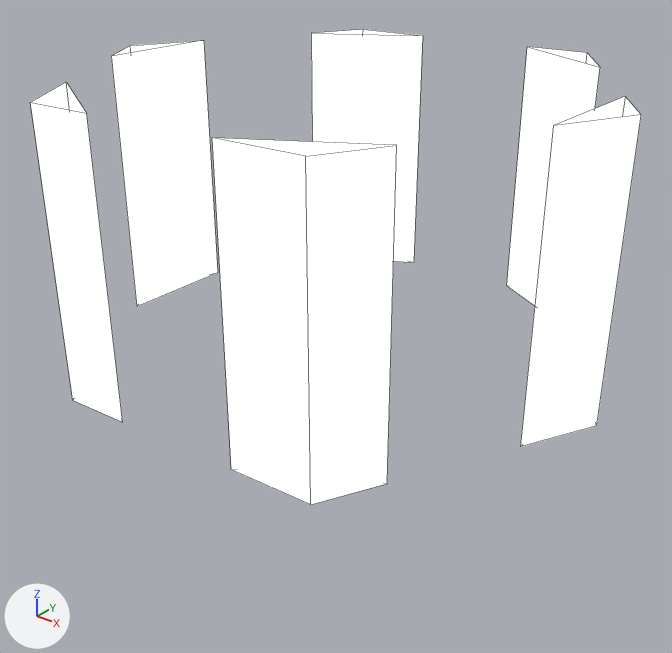
An edit to the Blender file utilities/capture-the-flag-revamp/ctf-v3.0/beacon.blend, drawn before and after from the same camera.
Both versions are drawn from a 50 mm camera at (1.94, -2.46, 1.59) aimed at (0.03, -0.07, 0.11). Every picture has the same lights, and +X, +Y and +Z are marked at lower left. Mesh edges are drawn as thin lines.
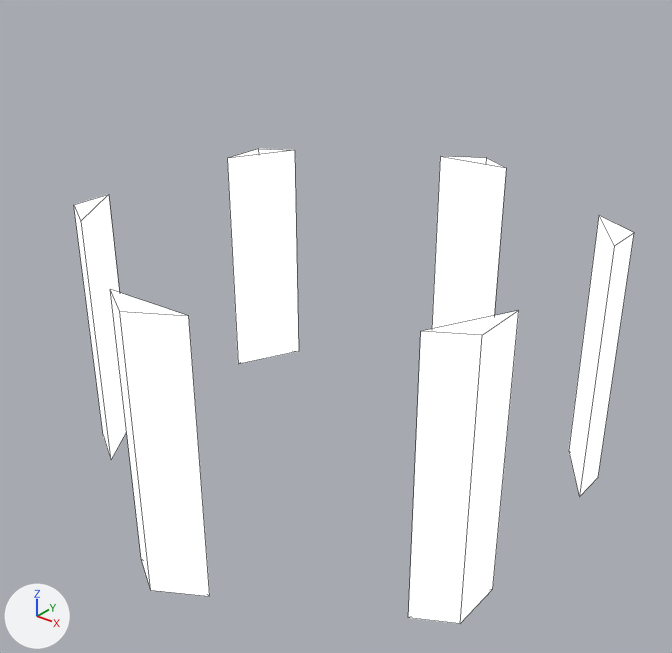
What differs and where, as boxes (x1, y1, x2, y2) in the pictures (672 x 653 px; the box of a moved part takes in the faces that stretch with it):
'Circle.001', reshaped, turned: before (31, 29, 641, 505); after (74, 149, 634, 624)
part 1 of me_circle_002, moved or reshaped: before (311, 29, 423, 262); after (432, 156, 506, 329)
part 2 of me_circle_002, moved or reshaped: before (507, 46, 600, 306); after (227, 149, 299, 364)
part 3 of me_circle_002, moved or reshaped: before (520, 96, 641, 447); after (74, 194, 127, 459)
part 4 of me_circle_002, moved or reshaped: before (212, 138, 397, 505); after (110, 290, 210, 597)
part 5 of me_circle_002, moved or reshaped: before (31, 82, 123, 422); after (408, 311, 519, 624)
part 6 of me_circle_002, moved or reshaped: before (111, 40, 218, 307); after (569, 215, 634, 497)

What changed in the scene script:
```text
Change me_circle_002:
    where me_circle_002.from_pydata(...)  # 36 vertices, 18 faces; spans x -0.87..0.87, y -1.0..1.0, z 0.0..1.0
    used by ob_circle_001; location = (0.0, 0.0, 0.0); rotation_euler = (0.0, 0.0, 0.582), in degrees (0, 0, 33)
    me_circle_002 part 1: the loose piece of 6 vertices spanning x -0.21..0.26, y 0.85..1.0, z 0.0..1.0 is scaled about its middle by (-0.673, 0.673, 1), then moved by (-0.04, 0.02, -0.5)
    me_circle_002 part 2: the loose piece of 6 vertices spanning x 0.66..0.87, y 0.21..0.62, z 0.0..1.0 is scaled about its middle by (-0.673, 0.673, 1), then moved by (-1.56, 0.03, -0.5)
    me_circle_002 part 3: the loose piece of 6 vertices spanning x 0.61..0.87, y -0.65..-0.26, z 0.0..1.0 is scaled about its middle by (-0.673, 0.673, 1), then moved by (-1.52, -0.02, -0.5)
    me_circle_002 part 4: the loose piece of 6 vertices spanning x -0.26..0.21, y -1.0..-0.85, z 0.0..1.0 is scaled about its middle by (-0.673, 0.673, 1), then moved by (0.04, -0.02, -0.5)
    me_circle_002 part 5: the loose piece of 6 vertices spanning x -0.87..-0.66, y -0.62..-0.21, z 0.0..1.0 is scaled about its middle by (-0.673, 0.673, 1), then moved by (1.56, -0.03, -0.5)
    me_circle_002 part 6: the loose piece of 6 vertices spanning x -0.87..-0.61, y 0.26..0.65, z 0.0..1.0 is scaled about its middle by (-0.673, 0.673, 1), then moved by (1.52, 0.02, -0.5)
Change ob_circle_001:
    ob_circle_001.rotation_euler: (0.0, 0.0, 0.582) -> (0.0, 0.0, 0.0)  # degrees (0, 0, 33) -> degrees (0, 0, 0)
```
